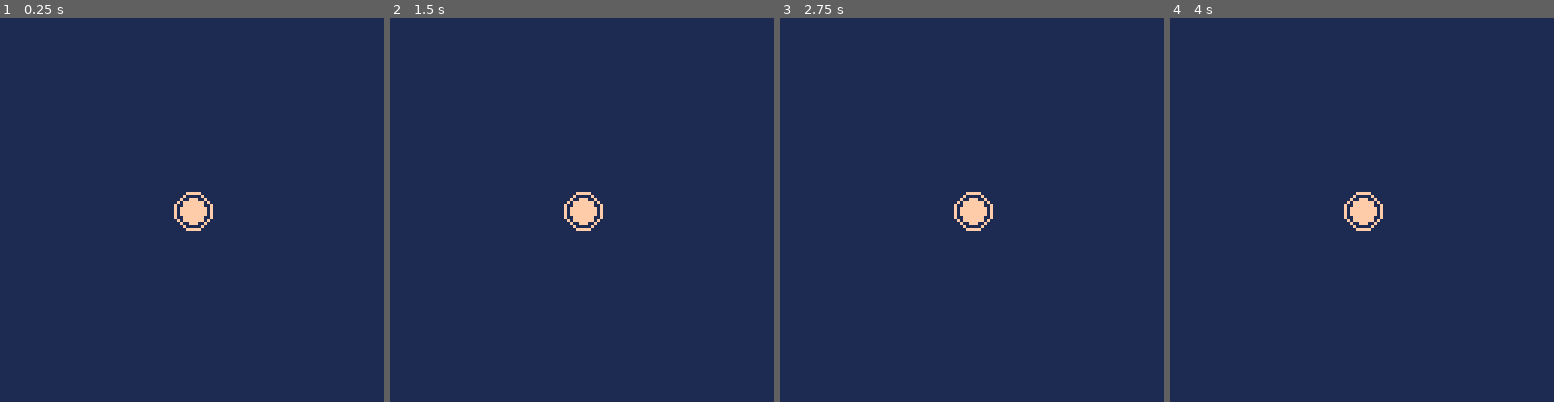
Above: before the commit, frames 1-4 (left to right).
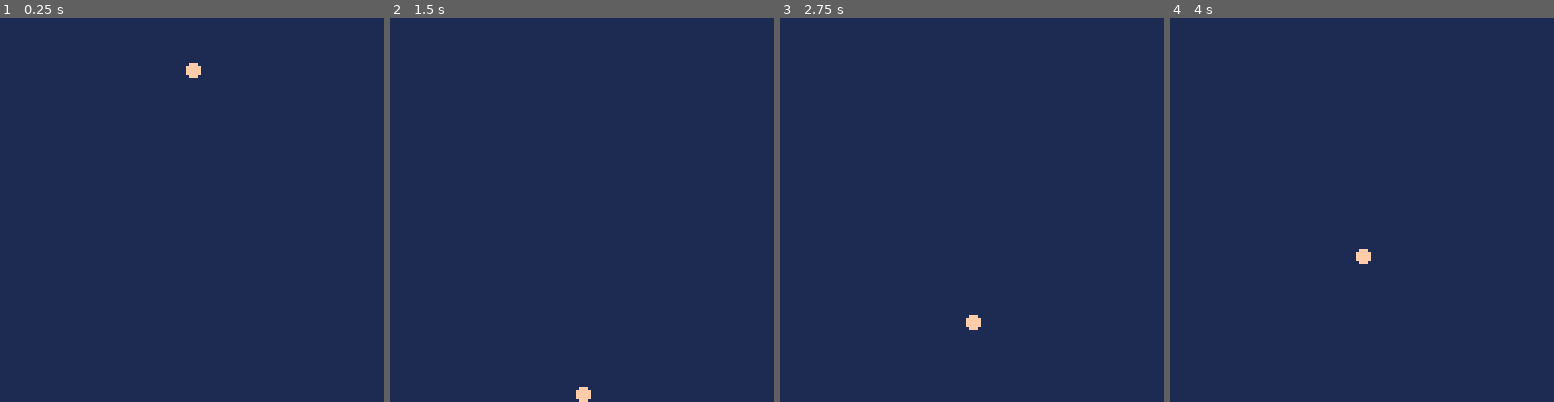
Above: after the commit, the same moments.

Repository: troddy-jpg/cold-wind-howls
Game: PICO-8 cartridge parachuting.p8
The game is run twice, just before and just after one commit, with the same random seed, the same clock (stepped at 60 frames per second) and the same inputs.
Inputs:
- Up to frame 1 (0.25 s): no input
- Up to frame 2 (1.5 s): tap O (Z key) at 0.7 s
- Up to frame 3 (2.75 s): tap O (Z key) at 1.7, 2.1, 2.5 s
- Up to frame 4 (4 s): tap O (Z key) at 2.9, 3.3, 3.7 s

The runs differ from the first frame. In frame 1, 0.7% of the frame differs, in the area x 45-56%, y 11-56%; in frame 2, 0.7%; in frame 3, 0.7%; in frame 4, 0.7%.

Commit message:
parachuting movement 1

Diff:
--- a/parachuting.p8
+++ b/parachuting.p8
@@ -2,19 +2,45 @@
 version 42
 __lua__
 function _init()
-	col1,col2=15,1
-	px,py,prad=64,64,4
-end
-function _update()
 
-end
-function _draw()
+	col1, col2 = 15, 1
+	px, py, prad = 64, 10, 2
+
+	-- parameters for falling normally
+	yvel = 0
+	gravity = 0.2
+	terminal_velocity = 3
+  -- parameters for smooth parachuting
+	chute_deployed = false
+	chute_terminal_velocity = -3
+	chute_lerp_factor = 0.05-- higher values make the transition faster
+	function lerp(a, b, t)-- A simple linear interpolation function
+		return a + (b - a) * t
+	end
+  end
+  function _update()
+	if (py>140) py=10
+	if (py<-5) py=10
+	if btn(4) then
+	  chute_deployed = true
+	else
+	  chute_deployed = false
+	end
+	if not chute_deployed then
+	  yvel += gravity
+	  if (yvel > terminal_velocity) yvel = terminal_velocity
+	else
+	  yvel = lerp(yvel, chute_terminal_velocity, chute_lerp_factor)
+	end
+	py += yvel
+  end
+
+  function _draw()
 	cls(col2)
-	--draw player
-	circfill(px,py,prad+2,col1)
-	circfill(px,py,prad+1,col2)
-	circfill(px,py,prad,col1)
-end
+	circfill(px, py, prad, col1)
+  end
+
+
 __gfx__
 00000000000000000000000000000000000000000000000000000000000000000000000000000000000000000000000000000000000000000000000000000000
 00000000000000000000000000000000000000000000000000000000000000000000000000000000000000000000000000000000000000000000000000000000
